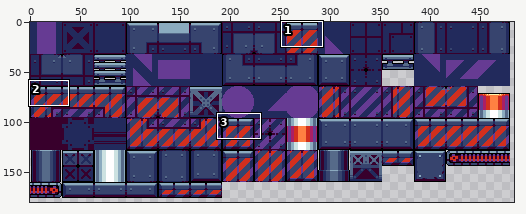
A sprite sheet gets an edit: assets/fulltile.png. The picture above shows the old version from afar; the outline marks the close-up.
Close-up. The starting point:
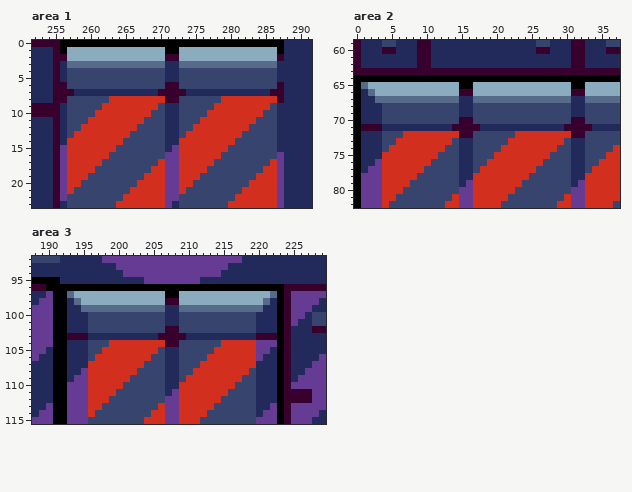
The file is 490x503 pixels. Shown: area 1: x 252..291, y 0..23; area 2: x 0..37, y 59..82; area 3: x 188..229, y 92..115. The wide view leaves out empty margins.
And afterwards:
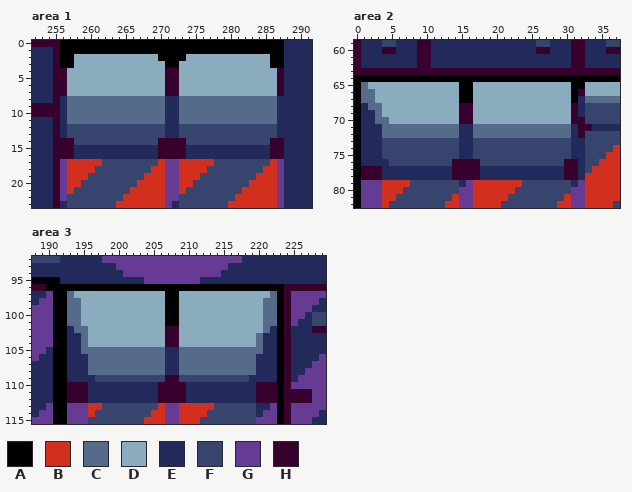
Palette (. is transparent): A #000000  B #d22f1e  C #566a89  D #8babbf  E #222a5c  F #37446e  G #663b93  H #38002c
From old to new:
Changed rows in their new state; - is an unchanged pixel.
Area 1:
first column x 256:
 1 -AAAAAAAAAAAAAA--AAAAAAAAAAAAAA-
 2 AA------------AAAA------------AA
 3 AADDDDDDDDDDDDDAADDDDDDDDDDDDDAA
 4 HDDDDDDDDDDDDDDHHDDDDDDDDDDDDDDH
 5 HDDDDDDDDDDDDDDHHDDDDDDDDDDDDDDH
 6 -DDDDDDDDDDDDDD--DDDDDDDDDDDDDD-
 7 -DDDDDDDDDDDDDD--DDDDDDDDDDDDDD-
 8 ECCCCCCCCCCCCCCEECCCCCCCCCCCCCCE
 9 -CCCCCCCCCCCCCC--CCCCCCCCCCCCCC-
10 -CCCCCCCCCCCCCC--CCCCCCCCCCCCCC-
11 -CCCCCCCCCCCCCC--CCCCCCCCCCCCCC-
12 ---FFFFFFFF--------FFFFFFFF-----
13 --FFFFFFFF--------FFFFFFFF------
14 HHFFFFFFF-----HHHHFFFFFFF-----HH
15 HHEEEEEEEEEEEEHHHHEEEEEEEEEEEEHH
16 HHEEEEEEEEEEEEHHHHEEEEEEEEEEEEHH
Area 2:
first column x 1:
66 C-------------AA--------------A
67 CCDDDDDDDDDDDDAADDDDDDDDDDDDDDA
68 -CCDDDDDDDDDDDHHDDDDDDDDDDDDDDH
69 --CDDDDDDDDDDDHHDDDDDDDDDDDDDDH
70 --CCDDDDDDDDDD--DDDDDDDDDDDDDD-
71 EEECCCCCCCCCCCEECCCCCCCCCCCCCCE
72 ---CCCCCCCCCCCEECCCCCCCCCCCCCCE
73 -----FFFFFFFF--------FFFFFFFF--
74 ----FFFFFFFF--------FFFFFFFF---
75 ---FFFFFFFF--------FFFFFFFF----
76 --EEFFFFFF---HHHH-FFFFFFFF---HH
77 HHHEEEEEEEEEEHHHHEEEEEEEEEEEEHH
78 HHHEEEEEEEEEEHHHHEEEEEEEEEEEEHH
Area 3:
first column x 193:
 98 C-------------AA-------------C
 99 CCDDDDDDDDDDDDAADDDDDDDDDDDDCC
100 CCDDDDDDDDDDDDAADDDDDDDDDDDDCC
101 CCDDDDDDDDDDDDAADDDDDDDDDDDDCC
102 -CCDDDDDDDDDDD--DDDDDDDDDDDDC-
103 EECDDDDDDDDDDD--DDDDDDDDDDDCEE
104 --CDDDDDDDDDDD--DDDDDDDDDDDCEE
105 --CCCCCCCCCCCC--CCCCCCCCCCCCE-
106 ---CCCCCCCCCCC--CCCCCCCCCCCE--
107 ---CCCCCCCCCCC--CCCCCCCCCCC---
108 --ECCCCCCCCCCC--CCCCCCCCCCC---
109 -EEEFFFFF-----HH-FFFFFFFF-E---
110 HHHEEEEEEEEEEHHHHEEEEEEEEEEHHH
111 HHHEEEEEEEEEEHHHHEEEEEEEEEEHHH
112 HHHEEEEEEEEEEHHHHEEEEEEEEEEHHH
